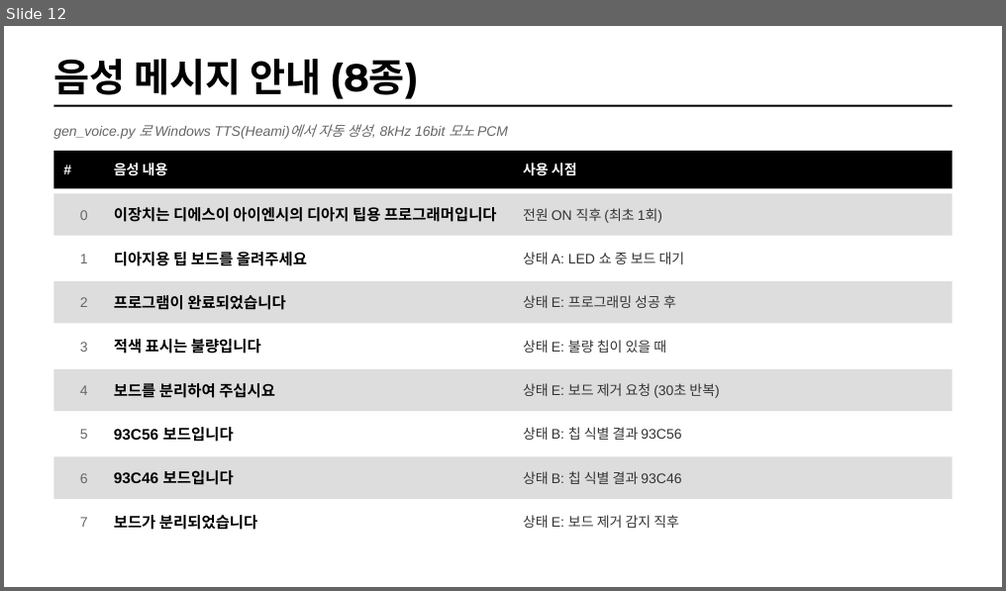
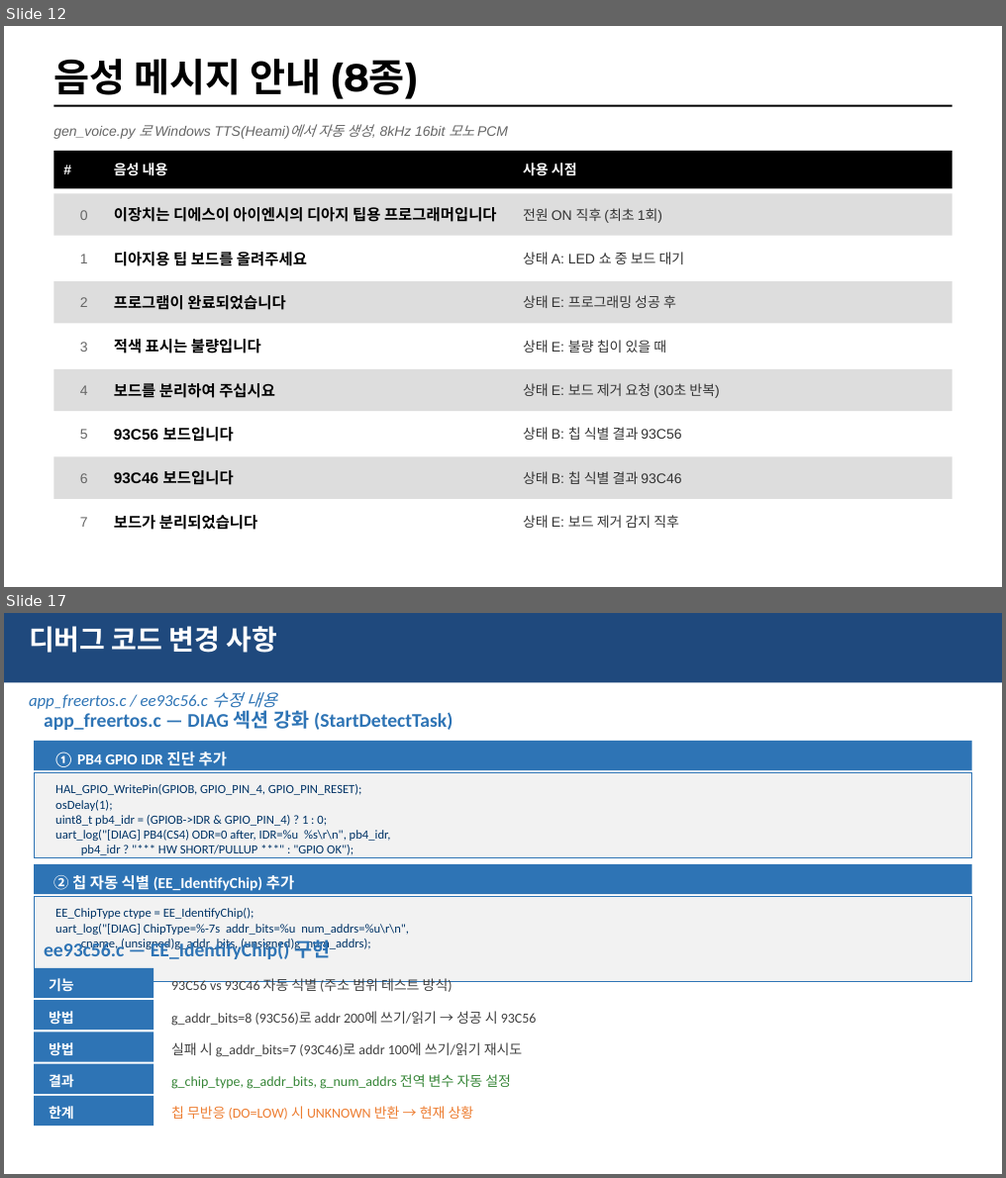
Before and after one commit to dselaser/93c56, a slide deck: 93c56_overview.pptx. Shown one above the other, each under a label of ours: slide 12 before the commit, slides 12 and 17 after it; the slides between them are not shown. The pictures are 1006x591 and 1006x1178 pixels, drawn with LibreOffice and Linux fonts; fonts in the diff are those of the drawing. Boxes give left, top, right and bottom in pixels: in the first picture for what was removed or moved away, otherwise in the second. Text is boxed around its words. In the diff, an @@ line names an element or a change of style, - is before the commit and + after.

```diff
--- a/93c56_overview.pptx
+++ b/93c56_overview.pptx
@@ slide 17 added at (4,613,1002,1174), background #FFFFFF @@
@@ rectangle added at (4,613,1002,683), fill #1F497D @@
@@ text added at (29,626,278,653), 20 pt, text #FFFFFF, bold @@
+디버그 코드 변경 사항
@@ text added at (29,692,277,712), 12 pt, text #2E74B5, italic @@
+app_freertos.c / ee93c56.c 수정 내용
@@ text added at (44,707,452,730), 14 pt, text #2E74B5, bold @@
+app_freertos.c — DIAG 섹션 강화 (StartDetectTask)
@@ rectangle added at (34,741,972,770), fill #2E74B5 @@
@@ text added at (54,752,227,767), 11 pt, text #FFFFFF, bold @@
+① PB4 GPIO IDR 진단 추가
@@ rectangle added at (34,772,972,858), fill #F2F2F2, outline #2E74B5 0.5 pt @@
@@ text added at (55,784,391,856), 9 pt, text #003366 @@
+HAL_GPIO_WritePin(GPIOB, GPIO_PIN_4, GPIO_PIN_RESET);
+osDelay(1);
+uint8_t pb4_idr = (GPIOB->IDR & GPIO_PIN_4) ? 1 : 0;
+uart_log("[DIAG] PB4(CS4) ODR=0 after, IDR=%u %s\r\n", pb4_idr,
+pb4_idr ? "*** HW SHORT/PULLUP ***" : "GPIO OK");
@@ rectangle added at (34,864,972,894), fill #2E74B5 @@
@@ text added at (54,875,294,891), 11 pt, text #FFFFFF, bold @@
+② 칩 자동 식별 (EE_IdentifyChip) 추가
@@ rectangle added at (34,896,972,981), fill #F2F2F2, outline #2E74B5 0.5 pt @@
@@ text added at (55,908,409,951), 9 pt, text #003366 @@
+EE_ChipType ctype = EE_IdentifyChip();
+uart_log("[DIAG] ChipType=%-7s addr_bits=%u num_addrs=%u\r\n",
+cname, (unsigned)g_addr_bits, (unsigned)g_num_addrs);
@@ rectangle added at (34,968,153,998), fill #2E74B5 @@
@@ text added at (44,940,330,959), 14 pt, text #2E74B5, bold @@
+ee93c56.c — EE_IdentifyChip() 구현
@@ text added at (49,978,74,992), 10 pt, text #FFFFFF, bold @@
+기능
@@ text added at (171,978,452,992), 10 pt, text #404040 @@
+93C56 vs 93C46 자동 식별 (주소 범위 테스트 방식)
@@ rectangle added at (34,1000,153,1030), fill #2E74B5 @@
@@ text added at (49,1011,74,1024), 10 pt, text #FFFFFF, bold @@
+방법
@@ text added at (171,1011,537,1026), 10 pt, text #404040 @@
+g_addr_bits=8 (93C56)로 addr 200에 쓰기/읽기 → 성공 시 93C56
@@ rectangle added at (34,1032,153,1062), fill #2E74B5 @@
@@ text added at (49,1043,74,1056), 10 pt, text #FFFFFF, bold @@
+방법
@@ text added at (171,1043,523,1058), 10 pt, text #404040 @@
+실패 시 g_addr_bits=7 (93C46)로 addr 100에 쓰기/읽기 재시도
@@ rectangle added at (34,1064,153,1094), fill #2E74B5 @@
@@ text added at (49,1074,74,1087), 10 pt, text #FFFFFF, bold @@
+결과
@@ text added at (171,1074,511,1089), 10 pt, text #378638 @@
+g_chip_type, g_addr_bits, g_num_addrs 전역 변수 자동 설정
@@ rectangle added at (34,1096,153,1126), fill #2E74B5 @@
@@ text added at (49,1106,74,1120), 10 pt, text #FFFFFF, bold @@
+한계
@@ text added at (171,1106,474,1120), 10 pt, text #ED7D31 @@
+칩 무반응 (DO=LOW) 시 UNKNOWN 반환 → 현재 상황
```
Also in this commit, not shown: 3 slides changed, 4 other slides added, 2 other files.
